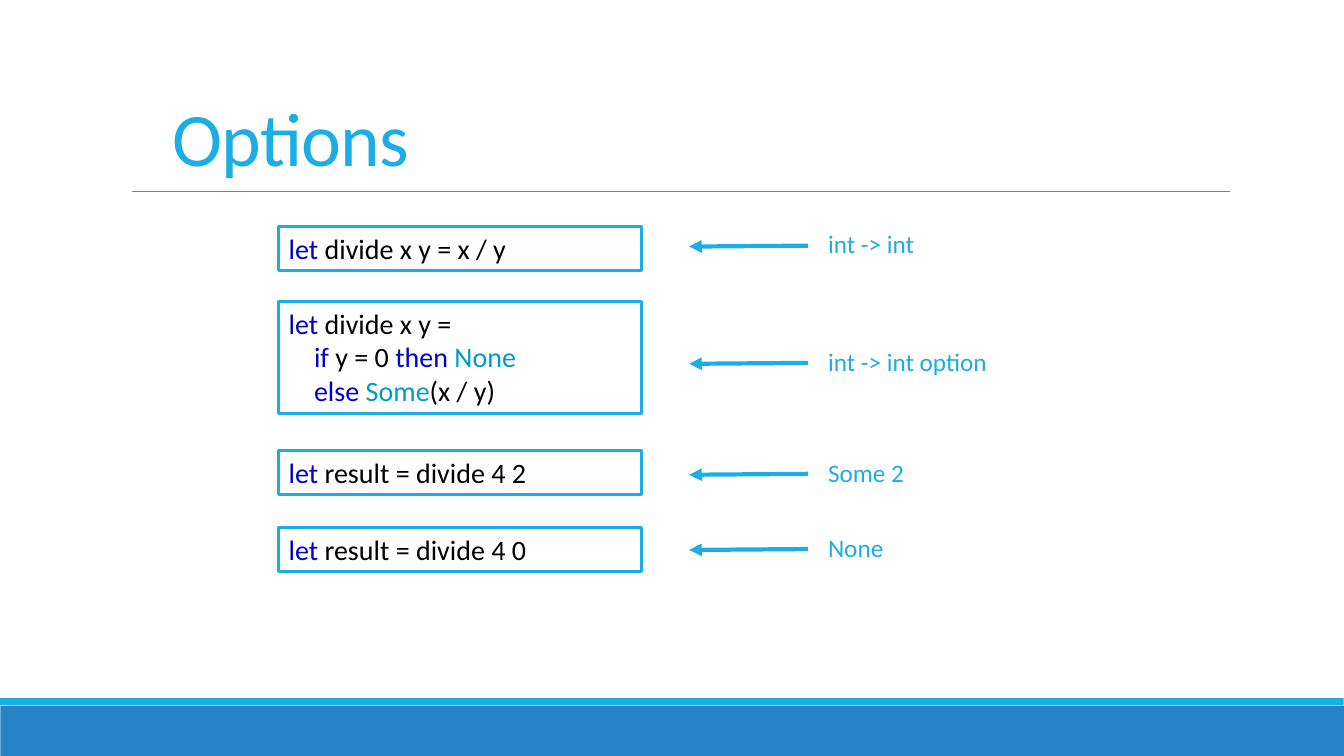
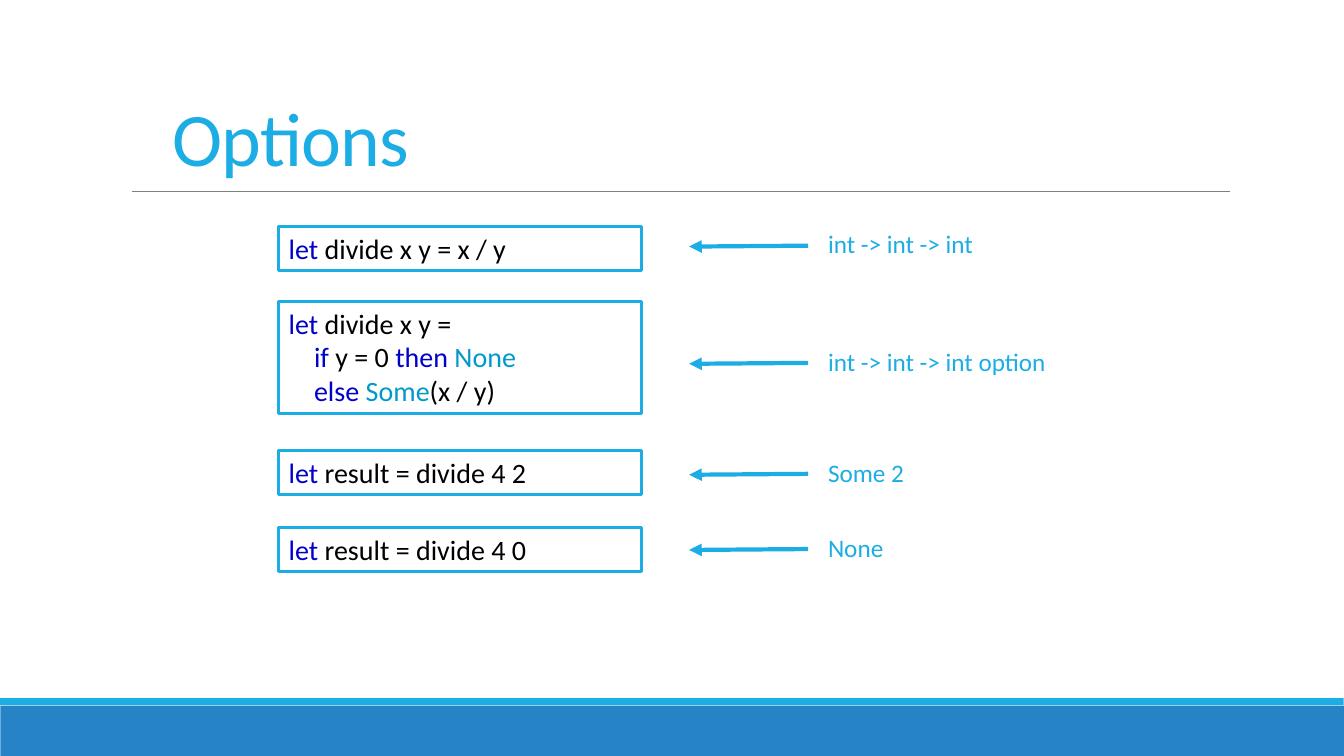
Before and after one commit to jorgef/fsharpworkshop, a slide deck: slide 32 of FSharpWorkshop_Slides.pptx (slide 34 before the commit). Drawn at 1344x756 pixels with LibreOffice and Linux fonts; fonts in the diff are those of the drawing. Boxes give left, top, right and bottom in pixels: in the first picture for what was removed or moved away, otherwise in the second. Text is boxed around its words. In the diff, an @@ line names an element or a change of style, - is before the commit and + after.

```diff
--- a/FSharpWorkshop_Slides.pptx
+++ b/FSharpWorkshop_Slides.pptx
@@ text at [828,235,973,253]: text changed @@
-int -> int
+int -> int -> int
@@ text at [828,353,1046,375]: text changed @@
-int -> int option
+int -> int -> int option
```
Also in this commit, not shown: 11 other slides changed, 2 slides removed, 29 other files.
